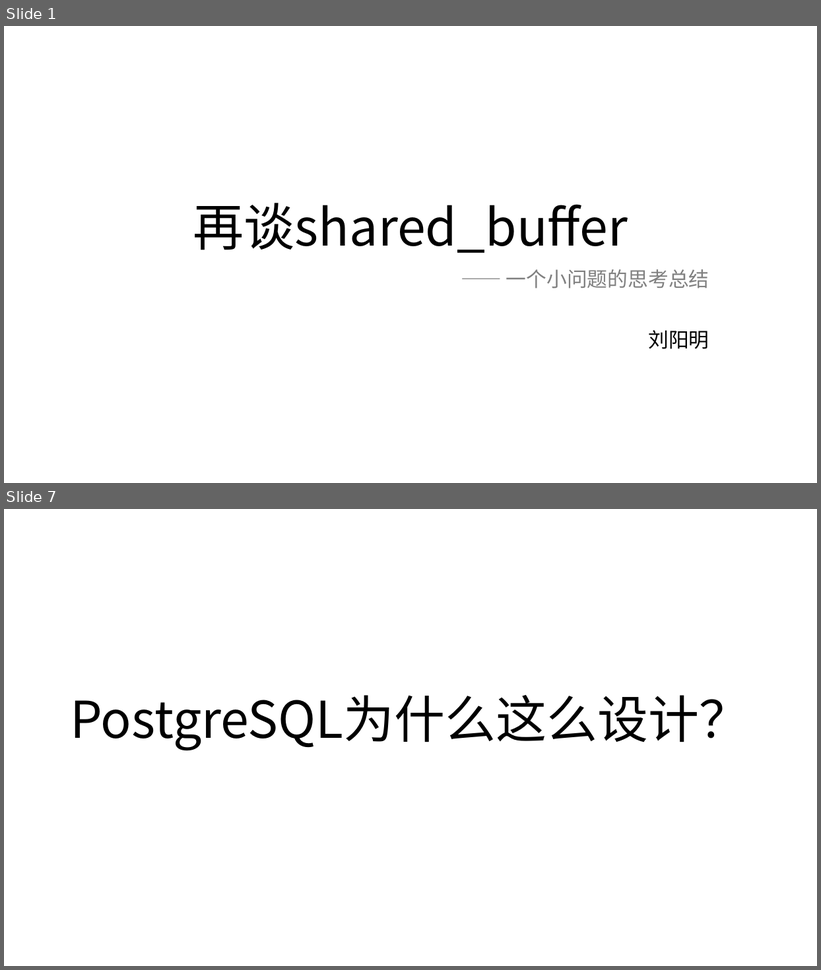
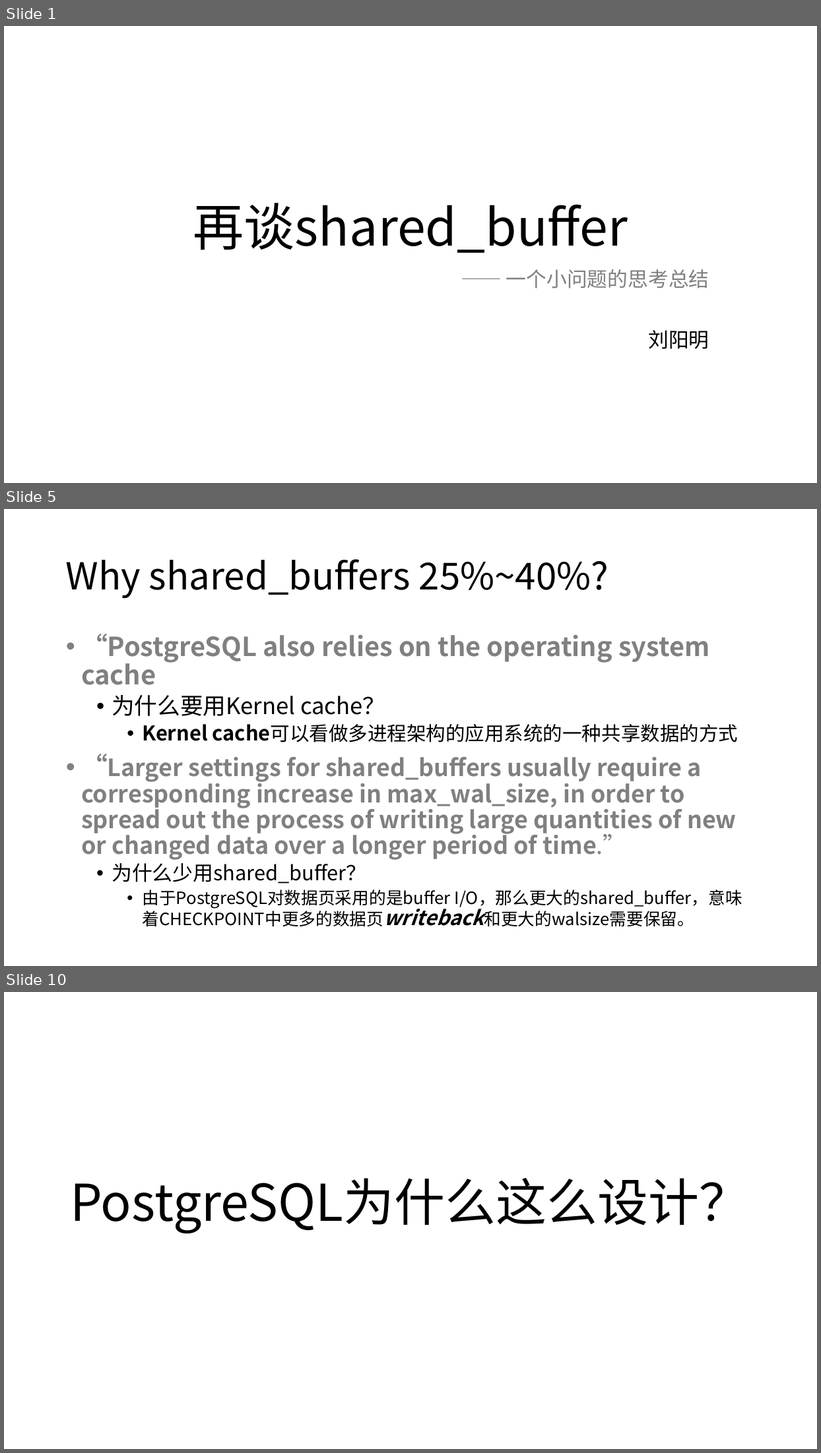
Before and after one commit to yummyliu/papers, a slide deck: pg-buffer.pptx. Shown one above the other, each under a label of ours: slides 1 and 7 before the commit, slides 1, 5 and 10 after it; the slides between them are not shown. The pictures are 821x970 and 821x1453 pixels, drawn with LibreOffice and Linux fonts; fonts in the diff are those of the drawing. Boxes give left, top, right and bottom in pixels: in the first picture for what was removed or moved away, otherwise in the second. Text is boxed around its words. In the diff, an @@ line names an element or a change of style, - is before the commit and + after.

```diff
--- a/pg-buffer.pptx
+++ b/pg-buffer.pptx
@@ slide 5 added at [4, 509, 817, 966], background #FFFFFF @@
@@ title added at [66, 559, 609, 599], 44 pt, text #000000 @@
+Why shared_buffers 25%~40%?
@@ text added at [81, 634, 743, 927], 28 pt, text #808080, bold @@
+• “PostgreSQL also relies on the operating system cache
+  • 为什么要用Kernel cache？
+    • Kernel cache可以看做多进程架构的应用系统的一种共享数据的方式
+• “Larger settings for shared_buffers usually require a corresponding increase in max_wal_size, in order to spread out the process of writing large quantities of new or changed data over a longer period of time.”
+  • 为什么少用shared_buffer？
+    • 由于PostgreSQL对数据页采用的是buffer I/O，那么更大的shared_buffer，意味着CHECKPOINT中更多的数据页writeback和更大的walsize需要保留。
@@ what was slide 7 is now slide 10 @@
```
Also in this commit, not shown: 9 slides changed, 8 other slides added, 5 slides removed.
